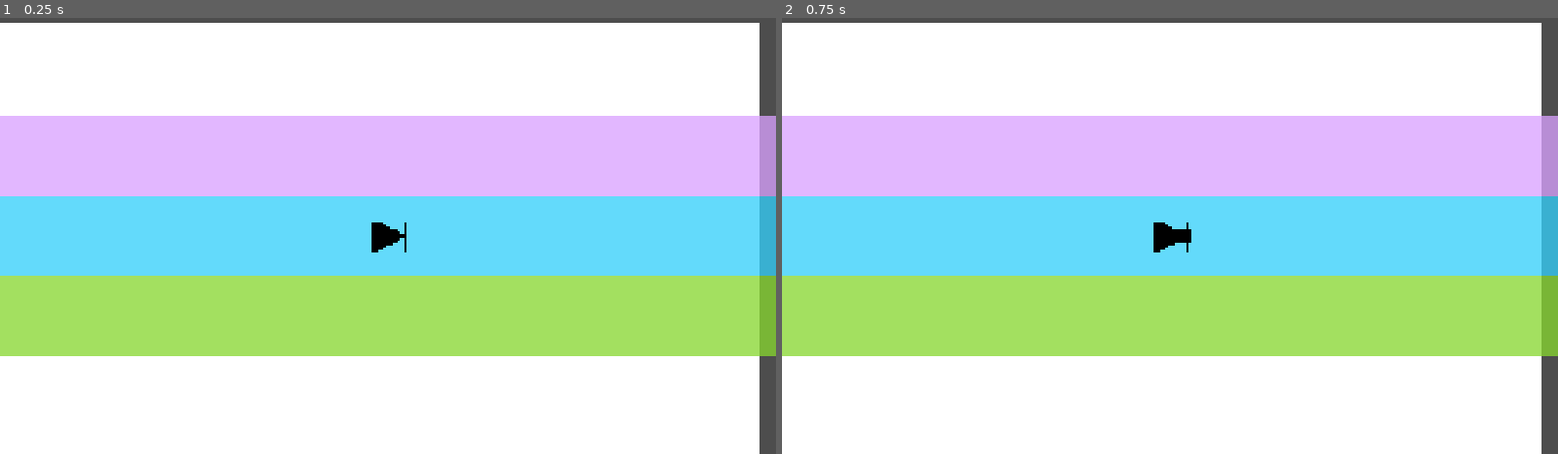
Above: before the commit, frames 1-2 (left to right).
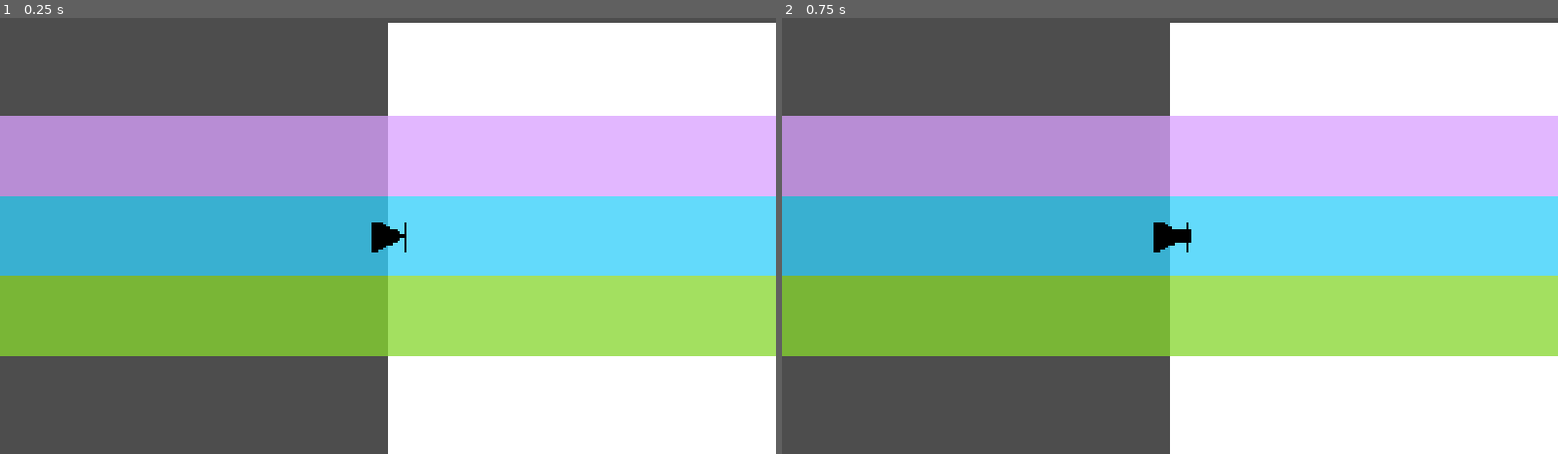
Above: after the commit, the same moments.

Repository: chorwat2137/haven-2026
Game: Godot game, scene res://scenes/main.tscn
Two runs of this game, one before a commit and one after it. Both use one fixed random seed, a clock stepped at 60 frames per second and the inputs below. This scene is started directly instead of the project's main scene.
Inputs:
- Up to frame 1 (0.25 s): no input
- Up to frame 2 (0.75 s): tap Enter (ui_accept) at 0.5 s; hold Right (ui_right) from 0.53 s (still down); tap Space (shoot) at 0.6 s

The runs differ from the first frame. In frame 1, 51% of the frame differs, in the area x 0-100%, y 1-100%; in frame 2, 51%.

Commit message:
Automatic sync

Diff:
--- a/scripts/main.gd
+++ b/scripts/main.gd
@@ -17,7 +17,7 @@
 # Called when the node enters the scene tree for the first time.
 func _ready() -> void:
 	screen_size = get_viewport().get_visible_rect().size
-	$Player/Spectrum.position.x = ($Player/Camera2D2.position.x - $Player.position.x) * 2
+	$Player/Spectrum.position.x = 0
 	var center_y = screen_size.y / 2.0
 
 	lane_positions = [
